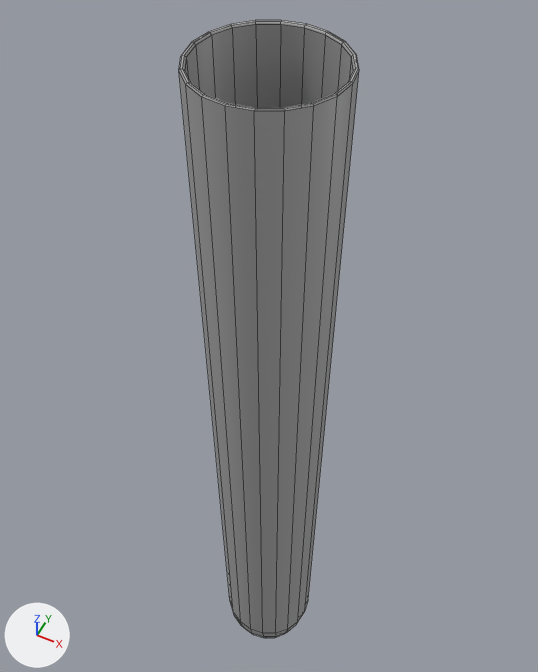
One commit to the FBX model Reaction Lab/Assets/Models/testTube19ml.fbx: the scene before it, then after it.
One viewpoint serves both versions: a 50 mm camera at (0.0336, -0.0672, 0.1889) aimed at (-0.0067, 0.0135, 0.088). Lighting does not change. The marker at lower left points along +X, +Y and +Z. Mesh edges are drawn as thin lines. Where no turn or scale is listed for an object, it has been applied to the vertices.

Names of what the first picture shows: 'testTube19ml'.
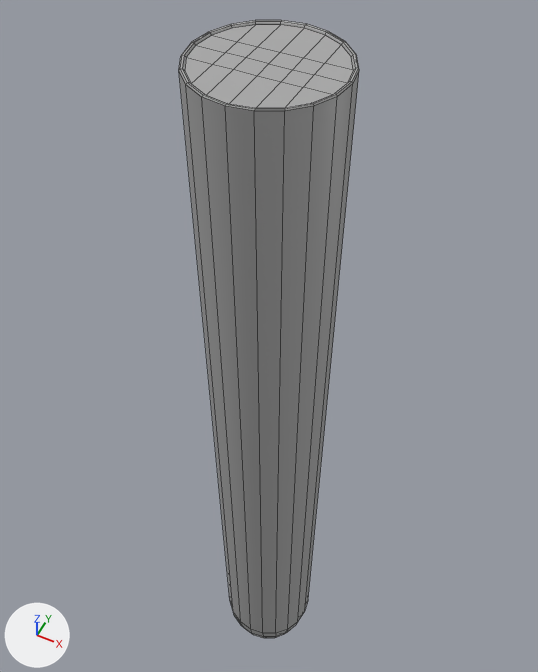
Boxes (x1, y1, x2, y2) around the edits, measured in the pictures (538 x 672 px):
'testTube19mlLiquid', added: after (185, 24, 353, 108)

The change, as a list of edits to the scene's bpy script:
```text
Add me_mesh_001:
    me_mesh_001.from_pydata(...)  # 110 vertices, 108 faces; spans x -0.0091..0.0091, y -0.009..0.009, z 0.0006..0.1487
    me_mesh_001.materials.append(mat_standardsurface1)  # grey #aaaaaa
Add ob_testtube19mlliquid:
    ob_testtube19mlliquid = bpy.data.objects.new('testTube19mlLiquid', me_mesh_001)
    ob_testtube19mlliquid.location = (0.0, 0.0, 0.0)
```
